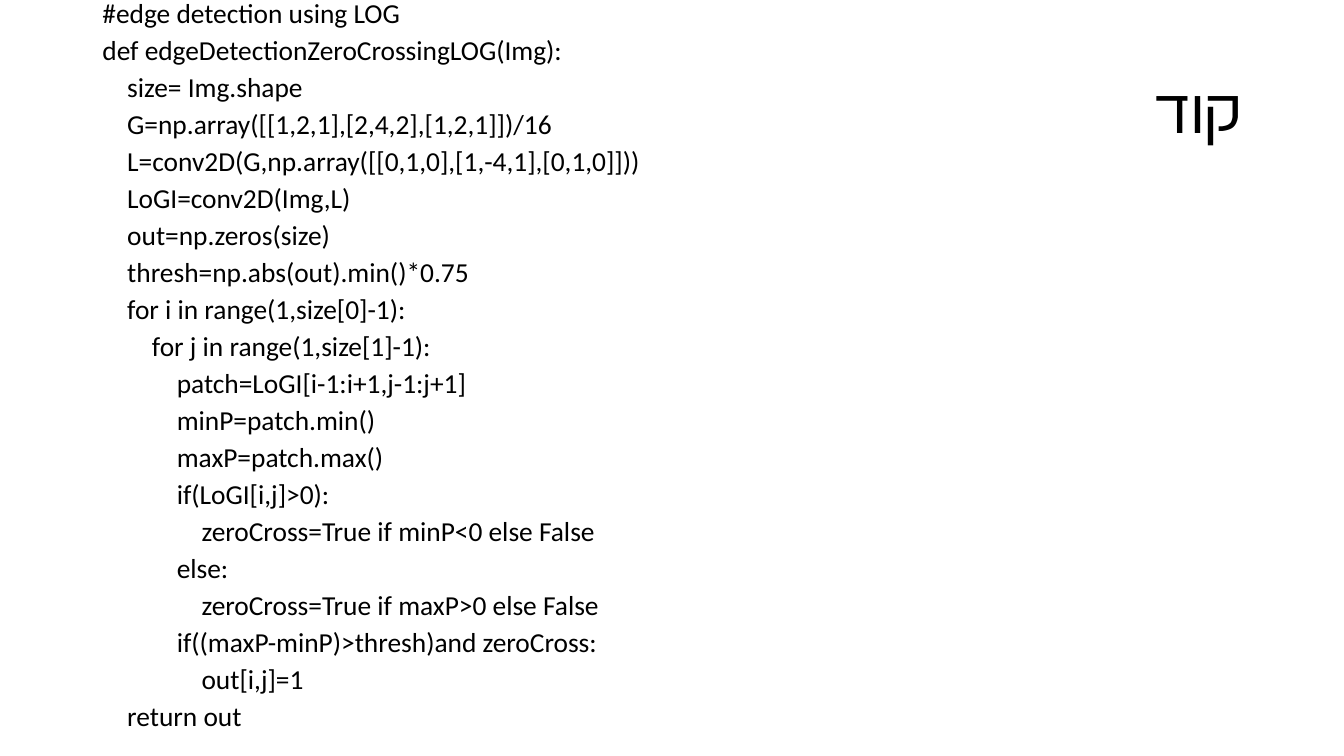
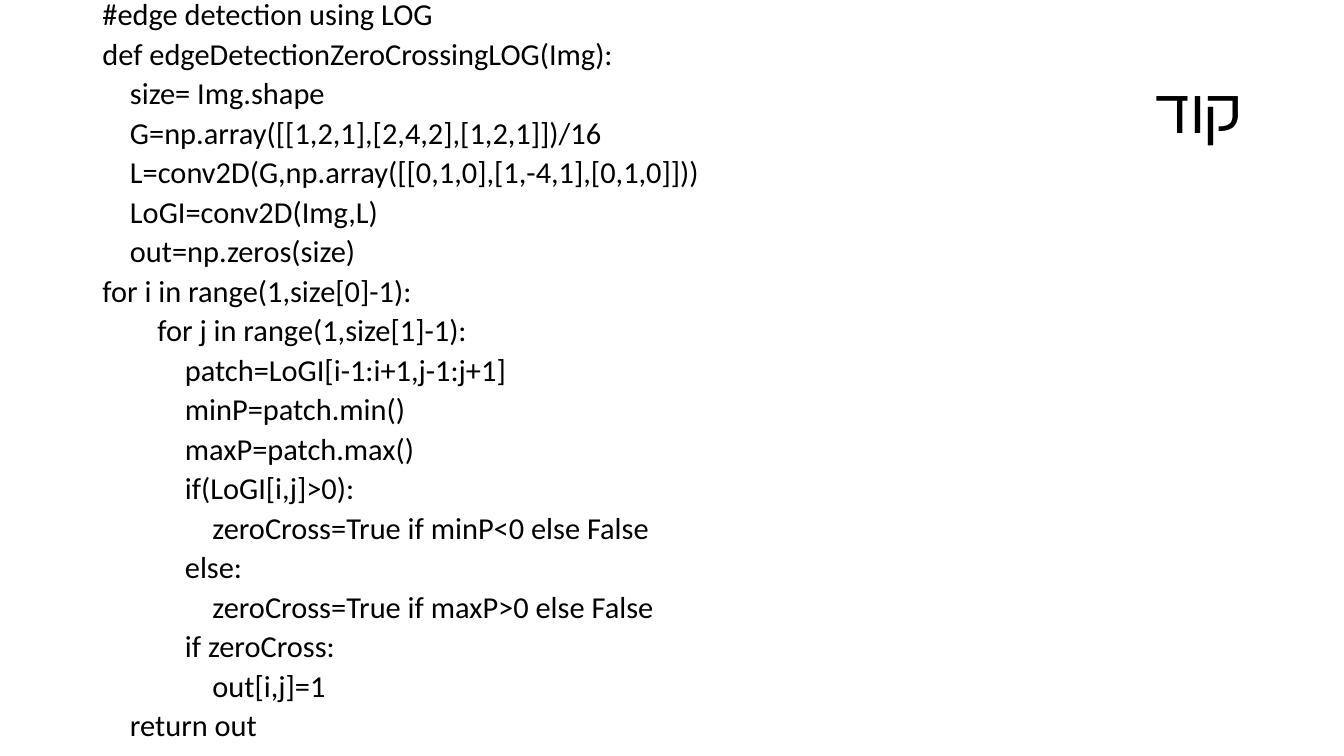
Before and after one commit to benyamindarmoni/Edge-Detection, a slide deck: slide 30 of מצגת.pptx (slide 28 before the commit). Drawn at 1344x756 pixels with LibreOffice and Linux fonts; fonts in the diff are those of the drawing. Boxes give left, top, right and bottom in pixels: in the first picture for what was removed or moved away, otherwise in the second. Text is boxed around its words. In the diff, an @@ line names an element or a change of style, - is before the commit and + after.

```diff
--- a/מצגת.pptx
+++ b/מצגת.pptx
@@ text at box(102, 4, 699, 737): size 19.6 to 21.7 pt @@
@@ text at box(127, 262, 469, 287): paragraph removed @@
-thresh=np.abs(out).min()*0.75
@@ text at box(185, 636, 335, 658): text changed; size 19.6 to 21.7 pt @@
-if((maxP-minP)>thresh)and zeroCross:
+if zeroCross:
```
Also in this commit, not shown: 2 other slides changed, 2 slides added.
